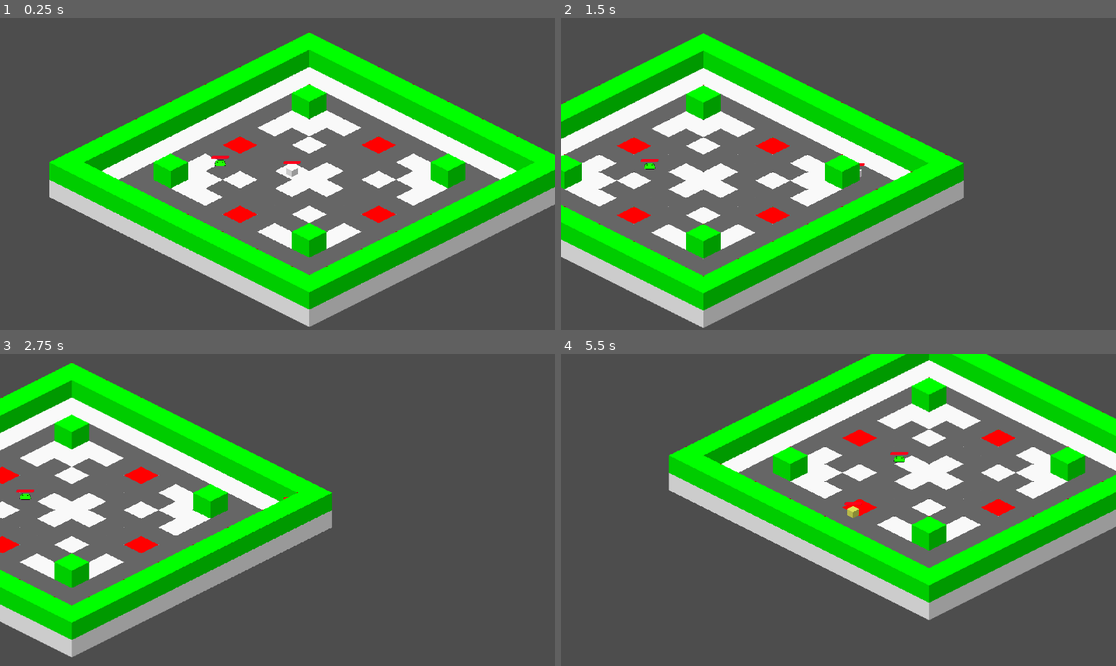
Above: before the commit, frames 1-4 (two rows, left to right).
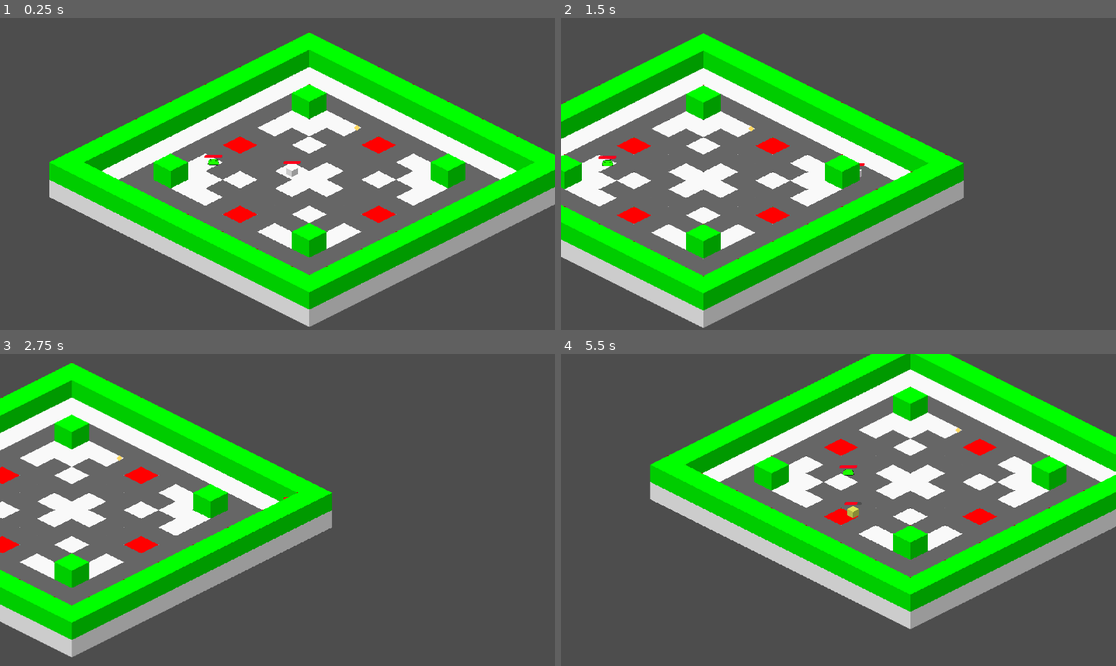
Above: after the commit, the same moments.

Repository: RexRoTheRacingCar/Game_Dev_Level_3
Game: Godot game, scene res://scenes/main/game.tscn
Two runs of this game, one before a commit and one after it. Both use one fixed random seed, a clock stepped at 60 frames per second and the inputs below.
Inputs (mouse positions are in pixels of both pictures, inside the frame that each line leads up to):
- Up to frame 1 (0.25 s): no input
- Up to frame 2 (1.5 s): move the mouse to (960, 158) at 0.52 s; hold D (right) 0.53-1.28 s; tap Space (dash) at 0.6 s; move the mouse to (727, 189) at 1.27 s; hold S (down) from 1.28 s (still down); click (727, 189) at 1.35 s
- Up to frame 3 (2.75 s): move the mouse to (333, 441) at 2.02 s; release S (down) at 2.03 s; hold D (right) from 2.03 s (still down); tap Space (dash) at 2.1 s
- Up to frame 4 (5.5 s): tap Enter at 2.75 s; move the mouse to (810, 572) at 2.77 s; release D (right) at 2.78 s; hold W (up) 2.78-3.53 s; click (810, 572) at 2.85 s; move the mouse to (1005, 556) at 3.52 s; hold A (left) 3.53-5.03 s; tap Space (dash) at 3.6, 5.1 s; move the mouse to (672, 463) at 4.27 s; click (672, 463) at 4.35 s; move the mouse to (866, 510) at 5.02 s; hold S (down) from 5.03 s (still down)

The runs differ from the first frame. In frame 1, 0.1% of the frame differs, in the area x 36-65%, y 34-48%; in frame 2, 0.1%; in frame 3, less than 0.1%; in frame 4, 28%, in the area x 16-100%, y 0-89%.

Commit message:
Added coins
Added basic coins with currently arbitrary value.

Diff:
--- /dev/null
+++ b/game_level_3/scenes/entity/coin.tscn
@@ -0,0 +1,81 @@
+[gd_scene load_steps=7 format=3 uid="uid://bk0kqjh6f40ti"]
+
+[ext_resource type="Script" path="res://scripts/entity/coin.gd" id="1_irmav"]
+
+[sub_resource type="CircleShape2D" id="CircleShape2D_4c6eq"]
+radius = 150.0
+
+[sub_resource type="CircleShape2D" id="CircleShape2D_3hau8"]
+radius = 8.06226
+
+[sub_resource type="Animation" id="Animation_tkegs"]
+resource_name = "spawn"
+length = 1.275
+tracks/0/type = "value"
+tracks/0/imported = false
+tracks/0/enabled = true
+tracks/0/path = NodePath("Polygon2D:position")
+tracks/0/interp = 1
+tracks/0/loop_wrap = true
+tracks/0/keys = {
+"times": PackedFloat32Array(0, 0.433333, 0.7, 0.9, 1.1, 1.16667, 1.26667),
+"transitions": PackedFloat32Array(0.25, 2.2974, 0.574349, 1.68179, 0.5, 2, 1),
+"update": 0,
+"values": [Vector2(0, 0), Vector2(0, -32), Vector2(0, 0), Vector2(0, -8), Vector2(0, 0), Vector2(0, -2), Vector2(0, 0)]
+}
+
+[sub_resource type="Animation" id="Animation_bvhlp"]
+length = 0.001
+tracks/0/type = "value"
+tracks/0/imported = false
+tracks/0/enabled = true
+tracks/0/path = NodePath("Polygon2D:position")
+tracks/0/interp = 1
+tracks/0/loop_wrap = true
+tracks/0/keys = {
+"times": PackedFloat32Array(0),
+"transitions": PackedFloat32Array(1),
+"update": 0,
+"values": [Vector2(0, 0)]
+}
+
+[sub_resource type="AnimationLibrary" id="AnimationLibrary_w4ns1"]
+_data = {
+"RESET": SubResource("Animation_bvhlp"),
+"spawn": SubResource("Animation_tkegs")
+}
+
+[node name="Coin" type="Area2D"]
+y_sort_enabled = true
+position = Vector2(0, 12)
+collision_layer = 0
+collision_mask = 4
+monitorable = false
+script = ExtResource("1_irmav")
+
+[node name="Polygon2D" type="Polygon2D" parent="."]
+y_sort_enabled = true
+color = Color(1, 0.8475, 0.39, 1)
+polygon = PackedVector2Array(-10, 0, 0, 10, 10, 0, 0, -10)
+
+[node name="CollisionShape2D" type="CollisionShape2D" parent="."]
+y_sort_enabled = true
+scale = Vector2(1, 0.5)
+shape = SubResource("CircleShape2D_4c6eq")
+
+[node name="CollectionRadius" type="Area2D" parent="."]
+y_sort_enabled = true
+collision_layer = 0
+collision_mask = 4
+
+[node name="CollisionShape2D" type="CollisionShape2D" parent="CollectionRadius"]
+y_sort_enabled = true
+shape = SubResource("CircleShape2D_3hau8")
+
+[node name="AnimationPlayer" type="AnimationPlayer" parent="."]
+libraries = {
+"": SubResource("AnimationLibrary_w4ns1")
+}
+
+[connection signal="body_entered" from="." to="." method="_on_body_entered"]
+[connection signal="body_entered" from="CollectionRadius" to="." method="_on_collection_radius_body_entered"]
--- a/game_level_3/scenes/entity/enemy/test_enemy.tscn
+++ b/game_level_3/scenes/entity/enemy/test_enemy.tscn
@@ -88,3 +88,4 @@
 [node name="RayCast2D" parent="." instance=ExtResource("6_7at8u")]
 collision_mask = 33
 collide_with_areas = true
+max_target_distance = 500.0
--- a/game_level_3/scenes/main/game.tscn
+++ b/game_level_3/scenes/main/game.tscn
@@ -1,9 +1,10 @@
-[gd_scene load_steps=5 format=4 uid="uid://bhusb8ekekxkj"]
+[gd_scene load_steps=6 format=4 uid="uid://bhusb8ekekxkj"]
 
 [ext_resource type="PackedScene" uid="uid://biv2erpftkxlb" path="res://scenes/main/player.tscn" id="1_vr3do"]
 [ext_resource type="TileSet" uid="uid://fxfnm3yb88aw" path="res://misc/resources/tilesets/test_tileset.tres" id="2_brnf4"]
 [ext_resource type="PackedScene" uid="uid://dk6tq8iiesp0e" path="res://scenes/components/hurtbox_component.tscn" id="3_tmc20"]
 [ext_resource type="PackedScene" uid="uid://01j0ju22xu5y" path="res://scenes/entity/enemy/test_enemy.tscn" id="4_qyhbx"]
+[ext_resource type="PackedScene" uid="uid://bk0kqjh6f40ti" path="res://scenes/entity/coin.tscn" id="5_scl2m"]
 
 [node name="Game" type="Node2D"]
 y_sort_enabled = true
@@ -57,3 +58,6 @@
 
 [node name="TestEnemy" parent="." instance=ExtResource("4_qyhbx")]
 position = Vector2(-272, -35)
+
+[node name="Coin" parent="." instance=ExtResource("5_scl2m")]
+position = Vector2(225, -149)
--- a/game_level_3/scripts/autoload/global_variables.gd
+++ b/game_level_3/scripts/autoload/global_variables.gd
@@ -2,3 +2,4 @@
 extends Node
 
 var player_position : Vector2
+var player_coins : int
--- /dev/null
+++ b/game_level_3/scripts/entity/coin.gd
@@ -0,0 +1,26 @@
+############################## Pickup Coin ##############################
+extends Area2D
+
+var target : Player
+var speed : float = 0
+var velocity = Vector2.ZERO
+
+#---------------------------------------------------------------------------------------------------------------------------
+func _process(delta):
+	if target:
+		speed += 450 * delta
+		clamp(speed, 0, 800)
+
+		var dir = get_angle_to(Global.player_position)
+		velocity = Vector2.RIGHT.rotated(dir) * speed
+		global_position += velocity * delta
+
+
+#---------------------------------------------------------------------------------------------------------------------------
+func _on_collection_radius_body_entered(body : Player):
+	Global.player_coins += 1
+	queue_free()
+
+#---------------------------------------------------------------------------------------------------------------------------
+func _on_body_entered(body : Player):
+	target = body
--- a/game_level_3/scripts/entity/enemies/test_enemy.gd
+++ b/game_level_3/scripts/entity/enemies/test_enemy.gd
@@ -34,5 +34,6 @@
 func _process(_delta: float) -> void:
 	if line_of_sight.target_check((Global.player_position - global_position), global_position) == true:
 		var dir = get_angle_to(Global.player_position)
-		velocity = Vector2.RIGHT.rotated(dir) * 100
+		velocity = Vector2.RIGHT.rotated(dir) * 225
+		velocity.y /= 2
 		move_and_slide()
--- a/game_level_3/scripts/misc/target_raycast.gd
+++ b/game_level_3/scripts/misc/target_raycast.gd
@@ -20,10 +20,13 @@
 		#Check if ray is colliding with walls
 		if object.is_in_group("walls") == false:
 			#Calculate ray distance
-			var distance = sqrt((target_place.x - parent_pos.x)**(2.0) + (target_place.y - parent_pos.y)**(2))
+			var distance = abs(sqrt((target_place.x - parent_pos.x)**(2) + (target_place.y - parent_pos.y)**(2)))
 
 			#Check if ray is within max and min parameters
-			if distance < max_target_distance and distance > min_target_distance:
+			if (distance <= max_target_distance) and (distance >= min_target_distance):
+				print("distance")
+				print(distance)
+
 				return true
 
 	return false
